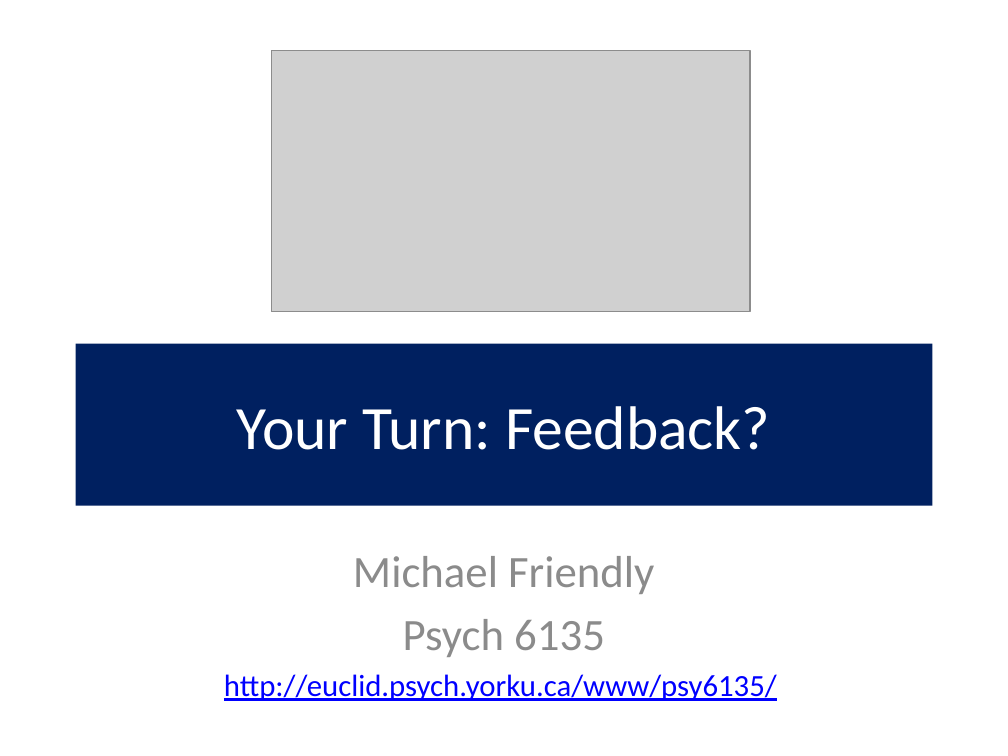
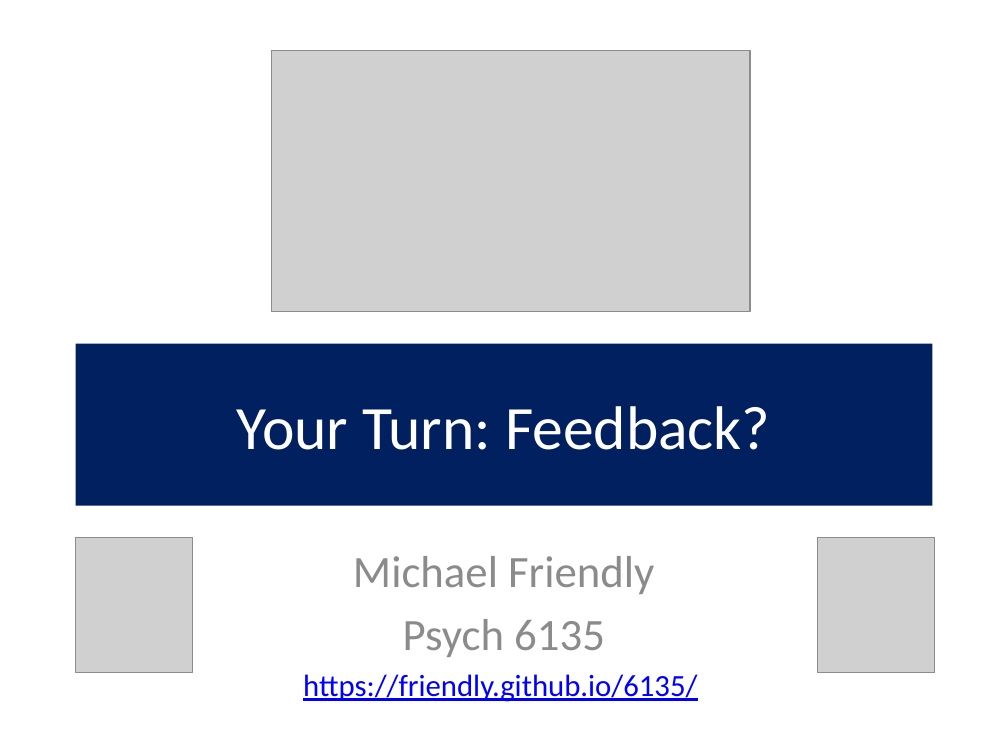
Before and after one commit to friendly/6135, a slide deck: slide 1 of docs/lectures/YourTurn.pptx. Drawn at 1008x756 pixels with LibreOffice and Linux fonts; fonts in the diff are those of the drawing; grey boxes stand for pictures. Boxes give left, top, right and bottom in pixels: in the first picture for what was removed or moved away, otherwise in the second. Text is boxed around its words. In the diff, an @@ line names an element or a change of style, - is before the commit and + after.

```diff
--- a/docs/lectures/YourTurn.pptx
+++ b/docs/lectures/YourTurn.pptx
@@ picture added at bbox=[76, 537, 193, 672] @@
@@ picture added at bbox=[817, 537, 934, 672] @@
@@ subtitle at bbox=[303, 674, 697, 702]: text changed @@
-http://euclid.psych.yorku.ca/www/psy6135/
+https://friendly.github.io/6135/
```
Also in this commit, not shown: 53 other files.
